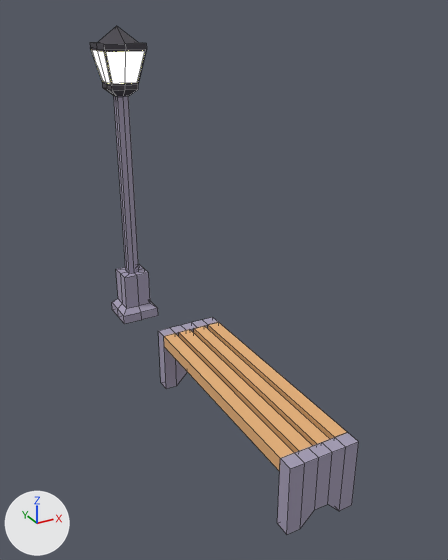
The FBX model Full Game/Assets/art/architect/bench.fbx: old version first, new version second.
Before and after are seen from a camera (50 mm lens) standing at (-7.77, -13.04, 11.47) and looking at (0.42, 1.86, 4.02). Lighting does not change. The marker at lower left points along +X, +Y and +Z. The first picture is the older version. Mesh edges are drawn as thin lines. Where no turn or scale is listed for an object, it has been applied to the vertices.
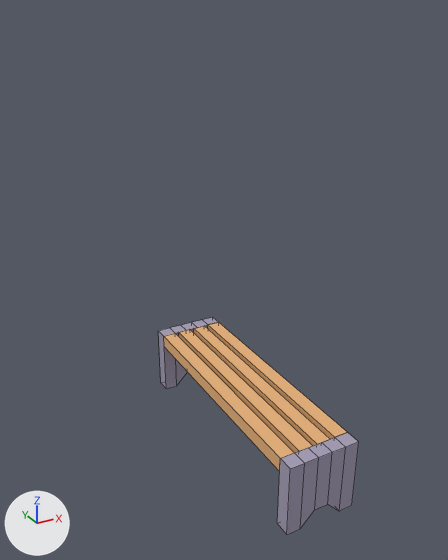
The newer file is also rescaled (x0.14), turned or shifted as a whole; pictures and numbers use the older file's frame.

What changed in the scene script:
```text
Remove ob_cube_002:
    ob_cube_002 = bpy.data.objects.new('Cube.002', me_cube_003)
    ob_cube_002.location = (0.0, 8.64, 1.0)
```

Where the change shows, as pixel boxes [x1, y1, x2, y2] in the pictures (448 x 560 px):
'Cube.002', deleted: before [90, 26, 158, 324]
    faces in mat_material_001 (grey #a59db6): [112, 96, 158, 324]
    faces in mat_material_004 (dark grey #3f3c45): [90, 26, 147, 97]
    faces in mat_material_005 (beige #e7e7a8, glowing beige #fbffb3): [91, 50, 145, 84]
